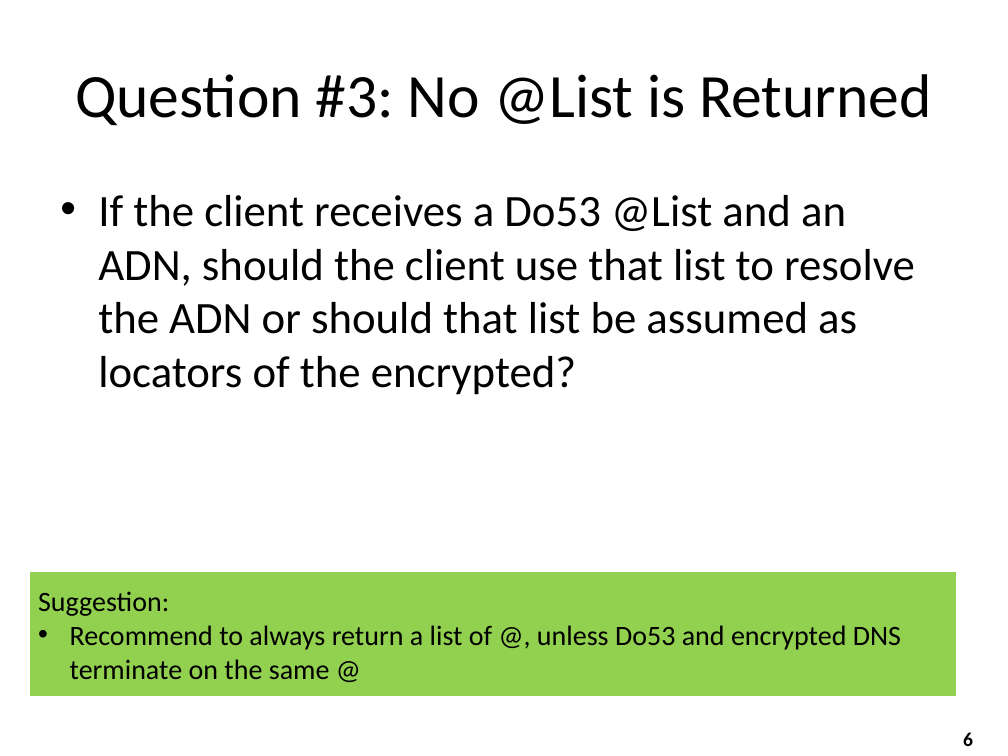
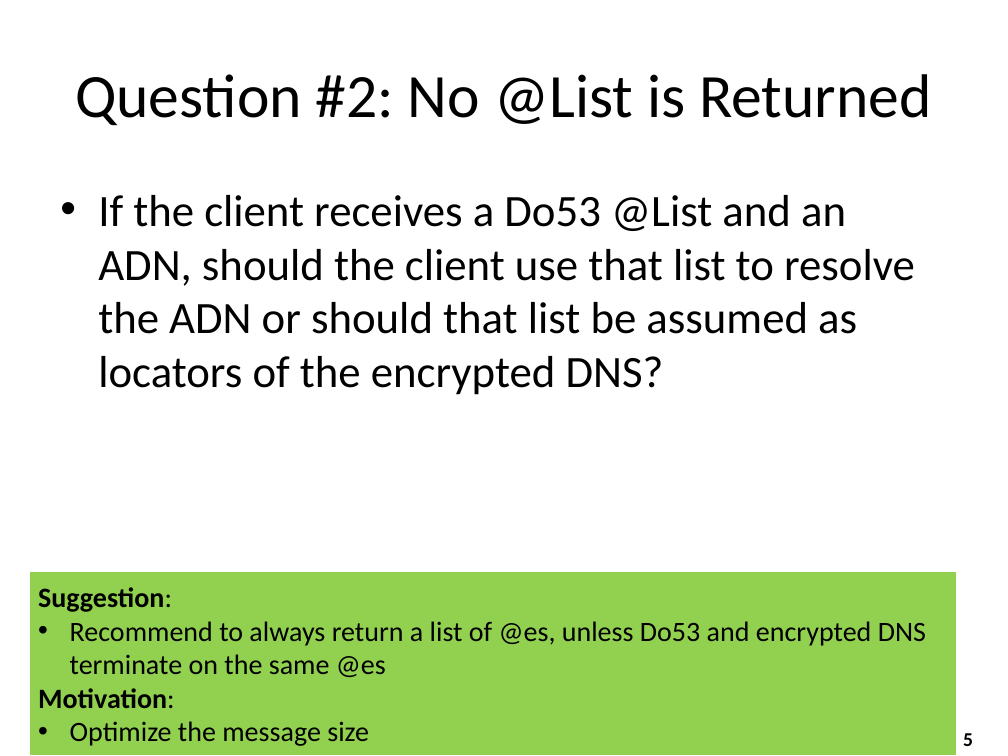
Before and after one commit to boucadair/draft-btw-add-home-network, a slide deck: slide 5 of Interim-01-2021/draft-btw-add-home-Interim012021.pptx (slide 6 before the commit). Drawn at 1008x756 pixels with LibreOffice and Linux fonts; fonts in the diff are those of the drawing. Boxes give left, top, right and bottom in pixels: in the first picture for what was removed or moved away, otherwise in the second. Text is boxed around its words. In the diff, an @@ line names an element or a change of style, - is before the commit and + after.

```diff
--- a/Interim-01-2021/draft-btw-add-home-Interim012021.pptx
+++ b/Interim-01-2021/draft-btw-add-home-Interim012021.pptx
@@ title at (75, 74, 931, 125): text changed @@
-Question #3: No @List is Returned
+Question #2: No @List is Returned
@@ text at (98, 195, 915, 395): text changed @@
-• If the client receives a Do53 @List and an ADN, should the client use that list to resolve the ADN or should that list be assumed as locators of the encrypted?
+• If the client receives a Do53 @List and an ADN, should the client use that list to resolve the ADN or should that list be assumed as locators of the encrypted DNS?
@@ rectangle "Suggestion:": place and size @@
-rectangle "Suggestion:" at (28, 571, 957, 698)
+rectangle "Suggestion:" at (28, 571, 957, 756)
@@ text in rectangle at (38, 587, 172, 612): bold on in "Suggestion:" @@
@@ text in rectangle at (38, 621, 926, 746): text changed @@
-• Recommend to always return a list of @, unless Do53 and encrypted DNS terminate on the same @
+• Recommend to always return a list of @es, unless Do53 and encrypted DNS terminate on the same @es
+Motivation:
+• Optimize the message size
@@ page number at (963, 733, 973, 746): text changed @@
-6
+5
```
Also in this commit, not shown: 3 other slides changed, 3 slides removed, 1 other file.
